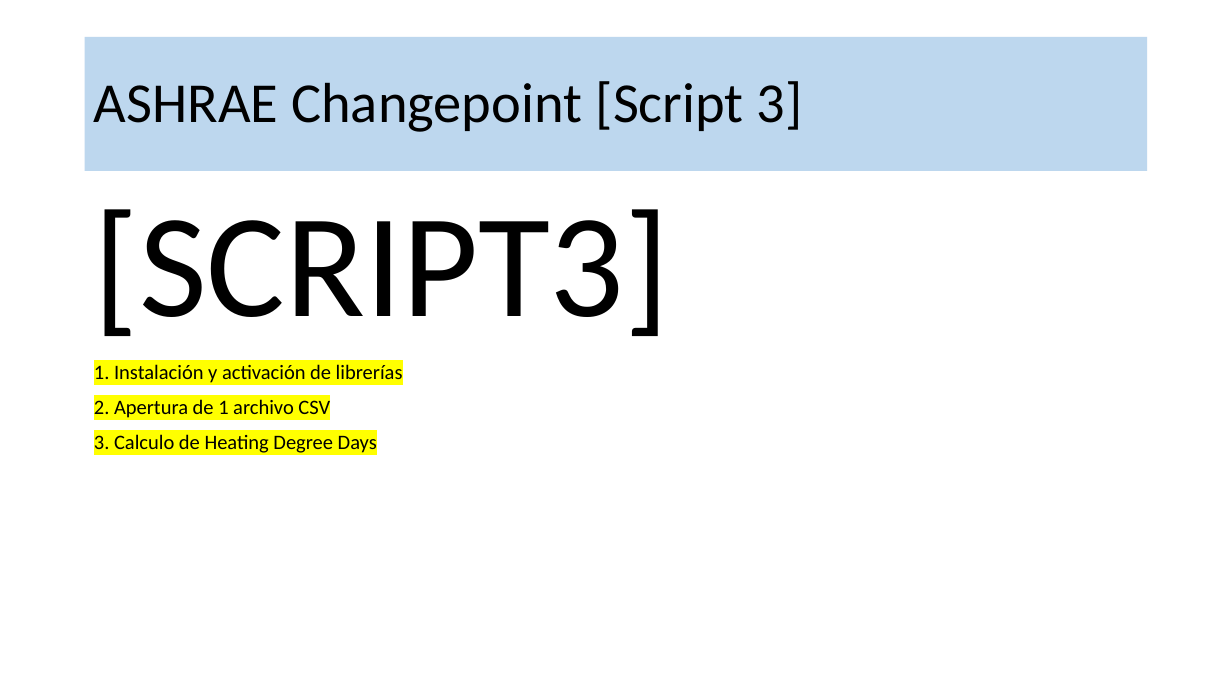
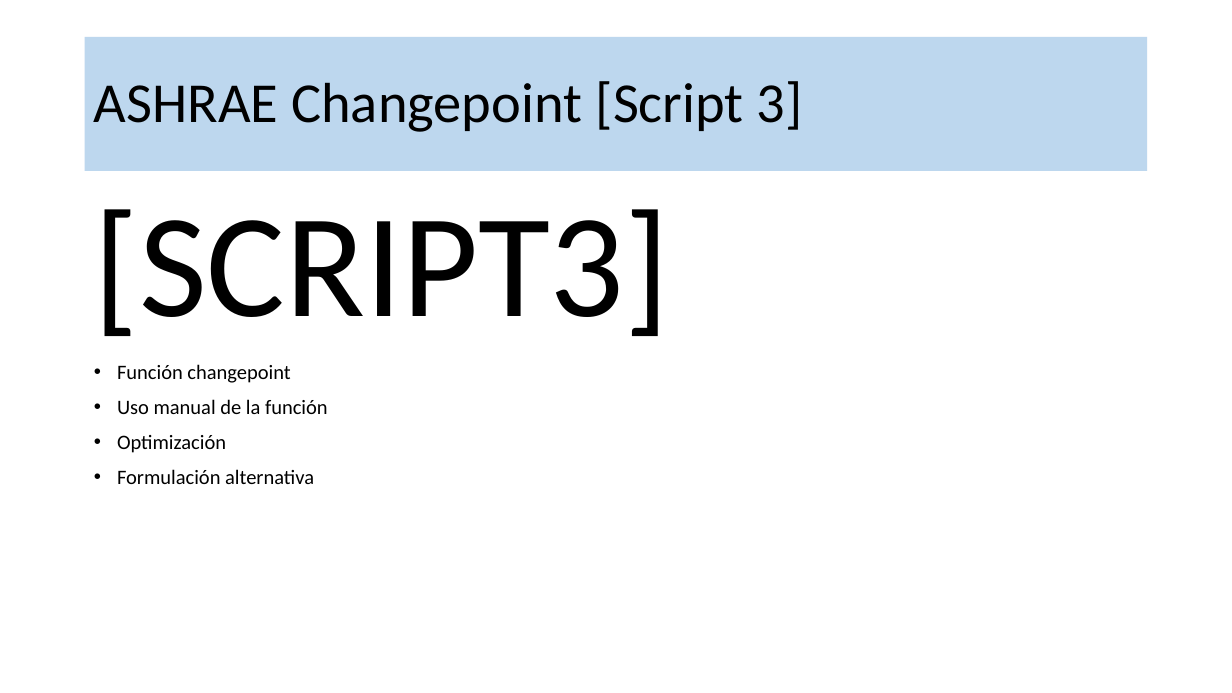
Before and after one commit to robgaray/EESIA_Consumo_Analisis_Datos_2021, a slide deck: slide 21 of 1_Presentaciones/Sesion_3_Practica.pptx (slide 22 before the commit). Drawn at 1232x693 pixels with LibreOffice and Linux fonts; fonts in the diff are those of the drawing; background and template pictures are left out. Boxes give left, top, right and bottom in pixels: in the first picture for what was removed or moved away, otherwise in the second. Text is boxed around its words. In the diff, an @@ line names an element or a change of style, - is before the commit and + after.

```diff
--- a/1_Presentaciones/Sesion_3_Practica.pptx
+++ b/1_Presentaciones/Sesion_3_Practica.pptx
@@ text at (117,364,328,484): text changed @@
-1. Instalación y activación de librerías
-2. Apertura de 1 archivo CSV
-3. Calculo de Heating Degree Days
+• Función changepoint
+• Uso manual de la función
+• Optimización
+• Formulación alternativa
```
Also in this commit, not shown: 2 other slides changed, 1 slide added, 1 slide removed, 16 other files.
